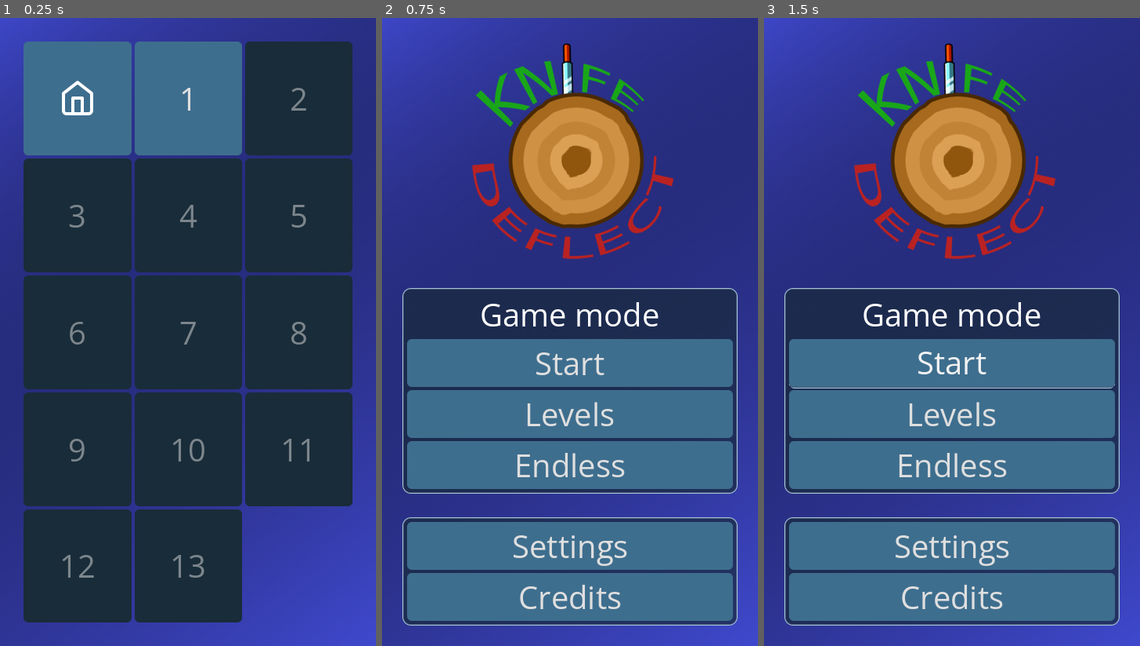
Above: before the commit, frames 1-3 (left to right).
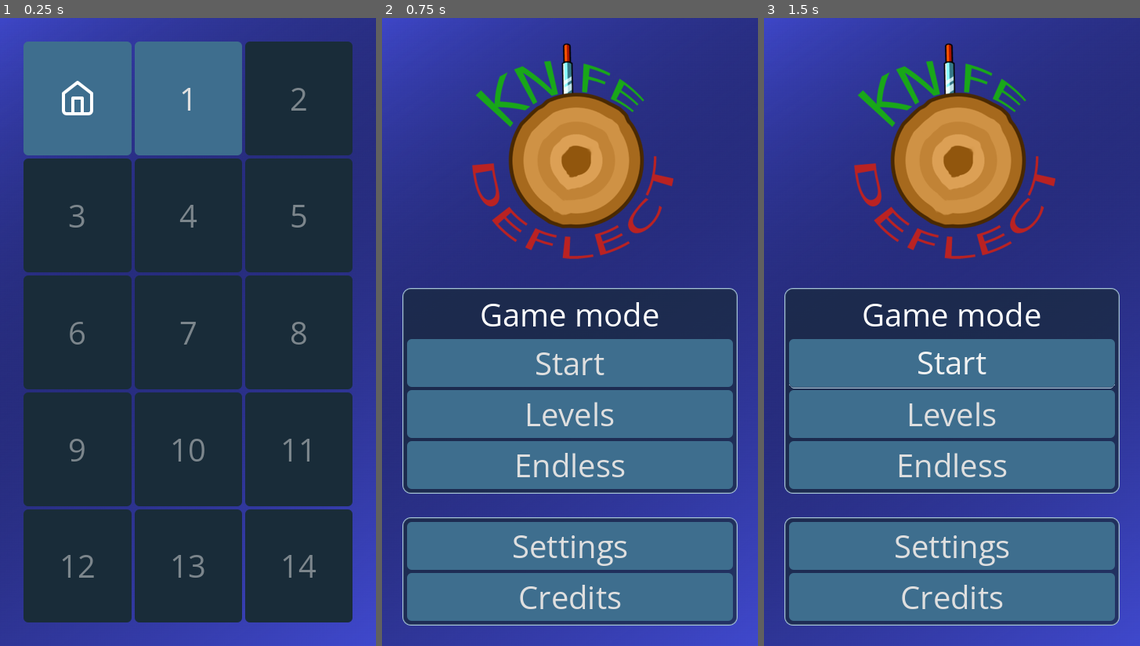
Above: after the commit, the same moments.

Repository: DimonNeAdekvat/Knife-Deflect
Game: Godot game, scene res://UI/levels.tscn
The game is run twice, just before and just after one commit, with the same random seed, the same clock (stepped at 60 frames per second) and the same inputs. This scene is started directly instead of the project's main scene.
Inputs (mouse positions are in pixels of both pictures, inside the frame that each line leads up to):
- Up to frame 1 (0.25 s): no input
- Up to frame 2 (0.75 s): click (460, 99) at 0.5 s
- Up to frame 3 (1.5 s): click "Start" at 1.25 s

The runs differ from the first frame. In frame 1, 5.1% of the frame differs, in the area x 65-94%, y 78-97%; in frame 2, nothing differs; in frame 3, nothing differs.

Commit message:
Boss base

Diff:
--- a/Levels/level13.tscn
+++ b/Levels/level13.tscn
@@ -44,6 +44,8 @@
 knives = Array[PackedScene]([ExtResource("6_hwao1"), ExtResource("7_ngccy"), ExtResource("8_opxug"), ExtResource("9_uwh …(206 unchanged characters)…
 positions = Array[Vector2]([Vector2(0.5, 0.5)])
 types = Array[int]([0])
+warning_scene = null
+distance = null
 spawn_time = 20.0
 
 [editable path="ControlableLog"]
--- /dev/null
+++ b/Levels/level14.tscn
@@ -0,0 +1,35 @@
+[gd_scene load_steps=6 format=3 uid="uid://6icibvpfj3k6"]
+
+[ext_resource type="Script" path="res://Scripts/level_boss.gd" id="1_73q53"]
+[ext_resource type="Texture2D" uid="uid://c311p8qlyy43p" path="res://Assets/background.png" id="2_udl4c"]
+[ext_resource type="PackedScene" uid="uid://bg358owmjt0nd" path="res://Prefabs/controlable_log.tscn" id="3_yrff6"]
+[ext_resource type="PackedScene" uid="uid://c117y2p32fcoe" path="res://Prefabs/axe.tscn" id="4_sb48g"]
+[ext_resource type="PackedScene" uid="uid://mdgwkekc5qg1" path="res://Prefabs/boss.tscn" id="5_fdea4"]
+
+[node name="Node2D" type="Node2D"]
+script = ExtResource("1_73q53")
+
+[node name="Background" type="Sprite2D" parent="."]
+scale = Vector2(1.905, 1.905)
+texture = ExtResource("2_udl4c")
+
+[node name="ControlableLog" parent="." instance=ExtResource("3_yrff6")]
+
+[node name="HealthComponent" parent="ControlableLog" index="2"]
+max_health = 10.0
+cur_health = 10.0
+
+[node name="Axe" parent="ControlableLog" instance=ExtResource("4_sb48g")]
+position = Vector2(3, -113)
+rotation = 1.74533
+
+[node name="DamageboxComponent" parent="ControlableLog/Axe" index="0"]
+monitoring = false
+
+[node name="Camera2D" type="Camera2D" parent="."]
+
+[node name="Boss" parent="." instance=ExtResource("5_fdea4")]
+z_index = 1
+
+[editable path="ControlableLog"]
+[editable path="ControlableLog/Axe"]
--- /dev/null
+++ b/Prefabs/boss.tscn
@@ -0,0 +1,108 @@
+[gd_scene load_steps=14 format=3 uid="uid://mdgwkekc5qg1"]
+
+[ext_resource type="Script" path="res://Scripts/boss.gd" id="1_i74tx"]
+[ext_resource type="Texture2D" uid="uid://b4tyue7fur206" path="res://Assets/log-errors.png" id="2_hcp03"]
+[ext_resource type="PackedScene" uid="uid://bbs35tb06o5t4" path="res://Prefabs/knife11.tscn" id="3_i2cq6"]
+[ext_resource type="PackedScene" uid="uid://tqd4r078786i" path="res://Prefabs/knife10.tscn" id="4_53dcb"]
+[ext_resource type="PackedScene" uid="uid://co6tueynsyh3a" path="res://Prefabs/knife9.tscn" id="5_ywuyg"]
+[ext_resource type="PackedScene" uid="uid://dlref010ihaa" path="res://Prefabs/knife8.tscn" id="6_im2ws"]
+[ext_resource type="PackedScene" uid="uid://7ojmonacclix" path="res://Prefabs/knife7.tscn" id="7_gqn21"]
+[ext_resource type="PackedScene" uid="uid://drtqj5smegp0g" path="res://Prefabs/knife6.tscn" id="8_ol0oa"]
+[ext_resource type="PackedScene" uid="uid://dkqsu5lq8vbdp" path="res://Prefabs/knife5.tscn" id="9_t8kxv"]
+[ext_resource type="PackedScene" uid="uid://c2csg304hwj0h" path="res://Prefabs/knife4.tscn" id="10_b18dd"]
+[ext_resource type="PackedScene" uid="uid://dcprufup3r8po" path="res://Prefabs/knife3.tscn" id="11_6rc7v"]
+[ext_resource type="PackedScene" uid="uid://cd33nwuvka2iv" path="res://Prefabs/knife2.tscn" id="12_1ykio"]
+[ext_resource type="PackedScene" uid="uid://dpfvaog00h344" path="res://Prefabs/knife1.tscn" id="13_y2q74"]
+
+[node name="Boss" type="Node2D"]
+script = ExtResource("1_i74tx")
+
+[node name="Boss_sprite" type="Sprite2D" parent="."]
+position = Vector2(400, 0)
+scale = Vector2(0.4, 0.4)
+texture = ExtResource("2_hcp03")
+
+[node name="Knife" parent="Boss_sprite" instance=ExtResource("3_i2cq6")]
+z_index = -1
+position = Vector2(0, -320)
+scale = Vector2(0.625, 0.625)
+speed = 0.0
+
+[node name="Knife2" parent="Boss_sprite" instance=ExtResource("4_53dcb")]
+z_index = -1
+position = Vector2(227.5, -177.5)
+rotation = 0.927984
+scale = Vector2(0.625, 0.625)
+speed = 0.0
+
+[node name="Knife3" parent="Boss_sprite" instance=ExtResource("5_ywuyg")]
+z_index = -1
+position = Vector2(135, 247.5)
+rotation = 2.61655
+scale = Vector2(0.625, 0.625)
+speed = 0.0
+
+[node name="Knife4" parent="Boss_sprite" instance=ExtResource("6_im2ws")]
+z_index = -1
+position = Vector2(312.5, 0)
+rotation = 1.56836
+scale = Vector2(0.625, 0.625)
+speed = 0.0
+
+[node name="Knife5" parent="Boss_sprite" instance=ExtResource("7_gqn21")]
+z_index = -1
+position = Vector2(252.5, 150)
+rotation = 2.08642
+scale = Vector2(0.625, 0.625)
+speed = 0.0
+
+[node name="Knife6" parent="Boss_sprite" instance=ExtResource("8_ol0oa")]
+z_index = -1
+position = Vector2(-245, 157.5)
+rotation = -2.14221
+scale = Vector2(0.625, 0.625)
+speed = 0.0
+
+[node name="Knife7" parent="Boss_sprite" instance=ExtResource("9_t8kxv")]
+z_index = -1
+position = Vector2(-2.5, 317.5)
+rotation = -3.14117
+scale = Vector2(0.625, 0.625)
+speed = 0.0
+
+[node name="Knife8" parent="Boss_sprite" instance=ExtResource("10_b18dd")]
+z_index = -1
+position = Vector2(-237.5, -170)
+rotation = -0.983142
+scale = Vector2(0.625, 0.625)
+speed = 0.0
+
+[node name="Knife9" parent="Boss_sprite" instance=ExtResource("11_6rc7v")]
+z_index = -1
+position = Vector2(-310, 2.50004)
+rotation = -1.55828
+scale = Vector2(0.625, 0.625)
+speed = 0.0
+
+[node name="Knife10" parent="Boss_sprite" instance=ExtResource("12_1ykio")]
+z_index = -1
+position = Vector2(107.5, -267.5)
+rotation = 0.39998
+scale = Vector2(0.625, 0.625)
+speed = 0.0
+
+[node name="Knife11" parent="Boss_sprite" instance=ExtResource("13_y2q74")]
+z_index = -1
+position = Vector2(-110, -260)
+rotation = -0.462607
+scale = Vector2(0.625, 0.625)
+speed = 0.0
+
+[node name="Knife12" parent="Boss_sprite" instance=ExtResource("13_y2q74")]
+z_index = -1
+position = Vector2(-137.5, 257.5)
+rotation = -2.6657
+scale = Vector2(0.625, 0.625)
+speed = 0.0
+
+[node name="Timer" type="Timer" parent="."]
--- a/Prefabs/knife_spawner.tscn
+++ b/Prefabs/knife_spawner.tscn
@@ -4,6 +4,12 @@
 
 [node name="KnifeSpawner" type="Node2D"]
 script = ExtResource("1_lu8cg")
+knives = null
+positions = null
+types = null
+warning_scene = null
+distance = null
+spawn_time = null
 
 [node name="MobTimer" type="Timer" parent="."]
 wait_time = 0.5
--- a/Scenes/main_scene.tscn
+++ b/Scenes/main_scene.tscn
@@ -14,3 +14,9 @@
 position = Vector2(0, 120)
 
 [node name="KnifeSpawner" parent="." instance=ExtResource("4_x6dgc")]
+knives = null
+positions = null
+types = null
+warning_scene = null
+distance = null
+spawn_time = null
--- /dev/null
+++ b/Scripts/KnifeEmpty.gd
@@ -0,0 +1,5 @@
+extends Node2D
+class_name EmptyKnife
+
+func _ready():
+	queue_free()
--- a/Scripts/KnifeSpawner.gd
+++ b/Scripts/KnifeSpawner.gd
@@ -42,7 +42,7 @@
 	var rand: float = (randf() * (positions[cur_index].y - positions[cur_index].x) + positions[cur_index].x) * PI
 	var dir: Vector2 = Vector2(cos(rand), sin(rand))
 	var attack : Node2D = knives[types[cur_index]].instantiate()
-	if(attack is Empty):
+	if(attack is EmptyKnife):
 		cur_index += 1
 		return
 	var warning : Node2D = warning_scene.instantiate()
--- /dev/null
+++ b/Scripts/boss.gd
@@ -0,0 +1,53 @@
+extends Node2D
+
+# Префабы ножей
+@export var knives : Array[PackedScene]
+@export var warning_scene: PackedScene = preload("res://Prefabs/warning.tscn")
+@export var distance: float = 600.0
+@export var spawn_time: float = 3.0
+@export var boss_shift: float = 400.0
+
+var cur_angle : float = 0.0
+var angle_change : float = 0.0
+var distance_boss : float = 0.0
+var time : float = 0.0
+var timer : float = 1.0
+var score : int = 0
+
+signal victory
+signal score_changed(score : int)
+
+# Called when the node enters the scene tree for the first time.
+func _ready():
+	pass # Replace with function body.
+
+func new_game():
+	$Timer.wait_time = spawn_time
+	$Timer.start()
+
+
+# Called every frame. 'delta' is the elapsed time since the previous frame.
+func _process(delta):
+	cur_angle += angle_change * delta
+	time += delta
+	distance_boss = sin(time) * boss_shift
+	$Boss_sprite.position = distance_boss * Vector2(cos(-cur_angle), sin(-cur_angle))
+	if($Boss_sprite.get_child_count() == 0):
+		emit_signal("victory")
+		set_process(false)
+
+func on_score_increase():
+	score += 1
+	emit_signal("score_changed", score)
+
+func spawn_on_circle():
+	var rand = randi() % knives.size()
+	var dir: Vector2 = Vector2(cos(cur_angle), sin(cur_angle))
+	var attack : Node2D = knives[rand].instantiate()
+	var warning : Node2D = warning_scene.instantiate()
+	attack.position = dir * distance
+	attack.rotation = rand - PI * 0.5
+	attack.connect("increase_score", on_score_increase)
+	add_child(attack)
+	warning.max_dist = distance
+	attack.add_child(warning)
--- /dev/null
+++ b/Scripts/level_boss.gd
@@ -0,0 +1,44 @@
+extends Node2D
+
+signal victory
+signal game_over
+signal score_changed(score : int)
+signal health_changed(health : float)
+# Called when the node enters the scene tree for the first time.
+@onready var ui_scene : PackedScene = preload("res://UI/in_game_ui.tscn")
+
+var canWin : bool = true
+
+func _ready():
+	$ControlableLog/HealthComponent.connect("health_changed_r", on_health_changed)
+	$ControlableLog/HealthComponent.connect("death", on_game_over)
+	#$KnifeSpawner.connect("score_changed", on_score_changed)
+	#$KnifeSpawner.connect("victory", on_victory)
+	$Boss.connect("victory", on_victory)
+	$Boss.connect("score_changed", on_score_changed)
+	connect_ui()
+	$ControlableLog/HealthComponent.refresh()
+
+# Called every frame. 'delta' is the elapsed time since the previous frame.
+
+func on_health_changed(health : float):
+	emit_signal("health_changed", health)
+func on_score_changed(score : int):
+	emit_signal("score_changed", score)
+
+func on_victory():
+	if(!canWin):
+		return
+	emit_signal("victory")
+
+func on_game_over():
+	canWin = false
+	emit_signal("game_over")
+
+func connect_ui():
+	var ui = ui_scene.instantiate()
+	connect("victory",ui.on_victory)
+	connect("game_over",ui.on_game_over)
+	connect("score_changed",ui.set_score)
+	connect("health_changed",ui.set_health)
+	get_tree().current_scene.add_child(ui)
--- a/project.godot
+++ b/project.godot
@@ -46,7 +46,7 @@
 }
 on_click={
 "deadzone": 0.5,
-"events": [Object(InputEventMouseButton,"resource_local_to_s …(209 unchanged characters)… (98, 62),"factor":1.0,"button_index":1,"canceled":false,"pressed":true,"double_click":false,"script":null)
+"events": [Object(InputEventMouseButton,"resource_local_to_s …(209 unchanged characters)… (98, 62),"factor":1.0,"button_index":1,"pressed":true,"double_click":false,"script":null)
 ]
 }
 
